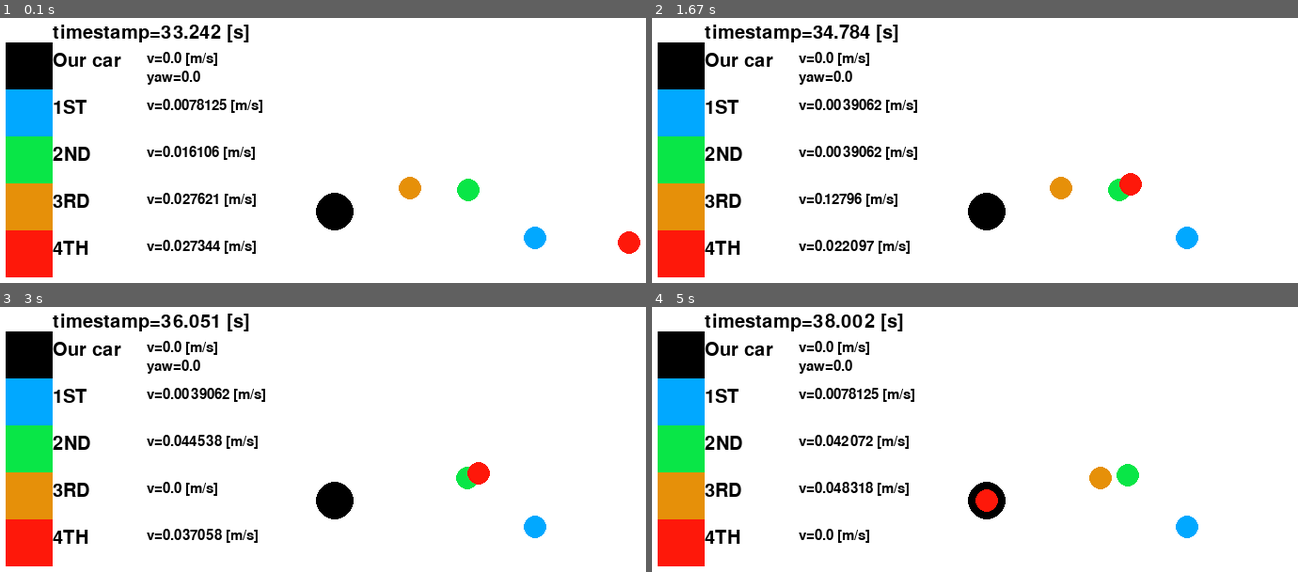
Above: before the commit, frames 1-4 (two rows, left to right).
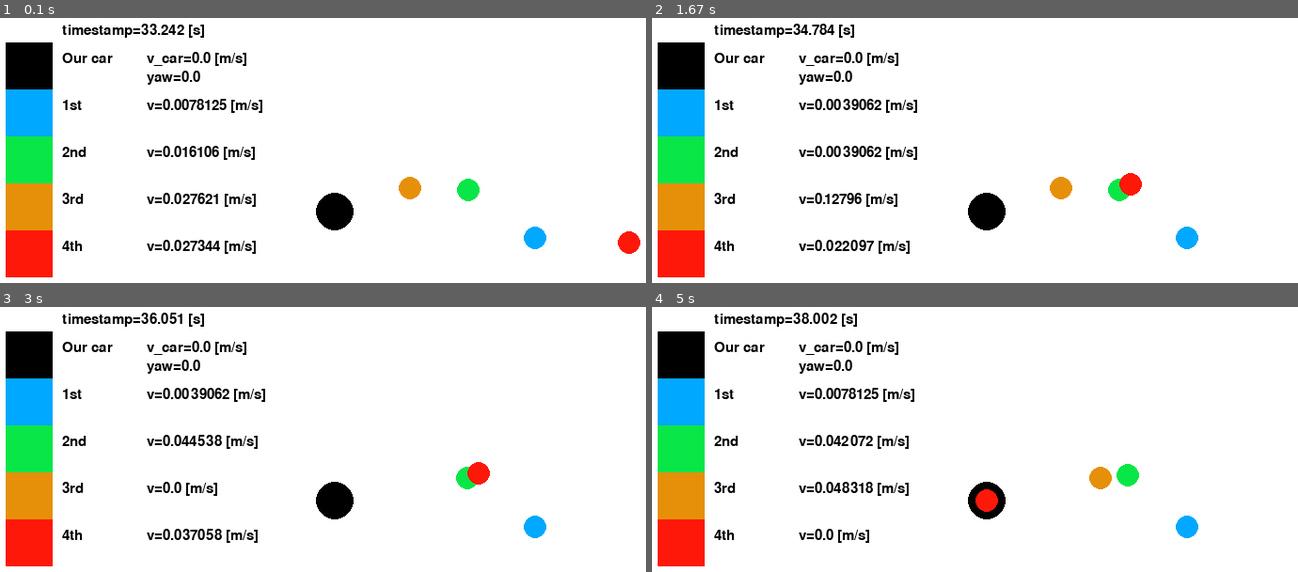
Above: after the commit, the same moments.

Repository: jagger-en/pixel-pirates
Game: pygame game, started from pygame_test.py
Same seed, same stepped clock (60 frames per second), same inputs: the game is played once before the commit and once after it.
Inputs:
- Up to frame 1 (0.1 s): no input
- Up to frame 2 (1.67 s): no input
- Up to frame 3 (3 s): no input
- Up to frame 4 (5 s): no input

The runs differ from the first frame. In frame 1, 2.4% of the frame differs, in the area x 8-39%, y 2-90%; in frame 2, 2.3%; in frame 3, 2.3%; in frame 4, 2.4%.

Commit message:
Refactoring

Diff:
--- a/pygame_test.py
+++ b/pygame_test.py
@@ -20,7 +20,7 @@
 MIN_Y = -120
 MAX_Y = 120
 
-
+FONT_SIZE = 15
 COLOR_CENTER = (0, 0, 0)
 COLOR_1ST = (1, 168, 255)
 COLOR_2ND = (9, 230, 71)
@@ -28,8 +28,8 @@
 COLOR_4TH = (254, 24, 10)
 
 
-def calc_magnitude(x, y):
-    return math.sqrt(x**2 + y**2)
+def calc_magnitude(left, right):
+    return math.sqrt(left**2 + right**2)
 
 def play(normalized_data):
     def scale_x(x):
@@ -53,75 +53,68 @@
 
         screen.fill(WHITE)
         for data in normalized_data:
-            # for point in data['pts']:
+            ##
+            # Color
+            ##
+            if data['name'] == '1st':
+                color = COLOR_1ST
+            if data['name'] == '2nd':
+                color = COLOR_2ND
+            if data['name'] == '3rd':
+                color = COLOR_3RD
+            if data['name'] == '4th':
+                color = COLOR_4TH
+
+            ##
+            # Circles
+            ##
             point = data['pts'][idx]
             object_x = scale_x(point['x'])
             object_y = scale_y(point['y'])
-            if data['name'] == '1st':
-                color = COLOR_1ST
-
-            if data['name'] == '2nd':
-                color = COLOR_2ND
-
-            if data['name'] == '3rd':
-                color = COLOR_3RD
-
-            if data['name'] == '4th':
-                color = COLOR_4TH
             pygame.draw.circle(screen, COLOR_CENTER,
                                (scale_x(0), scale_y(0)), 20)
             pygame.draw.circle(screen, color, (object_x, object_y), 12)
 
             ##
-            # Timestamp text
+            # Legend
             ##
-            def create_text(text, font_size, coords):
-                font = pygame.font.Font('freesansbold.ttf', font_size)
+            rect_top = 120
+            rect_top_fac = 50
+            text_x_1 = 110
+            text_x_2 = 200
+            text_y_2_base = 80
+            text_y_2_fac = 50
+
+            ##
+            # General
+            ##
+            def create_text(text, coords):
+                font = pygame.font.Font('freesansbold.ttf', FONT_SIZE)
                 text = font.render(text, True, (0, 0, 0), (255, 255, 255))
                 textRect = text.get_rect()
                 textRect.x = coords[0]
                 textRect.y = coords[1]
                 screen.blit(text, textRect)
-
-            timestamp = f"timestamp={point['t']:.5} [s]"
-            create_text(timestamp, 20, (100, 100))
-
-            velocity_of_vehicle = f"v={point['v']:.5} [m/s]"
-            create_text(velocity_of_vehicle, 15, (200, 80+50*1))
-
-            yaw_rate = f"yaw={point['yaw_rate']:.5}"
-            create_text(yaw_rate, 15, (200, 80+50*1+20))
+            create_text(f"timestamp={point['t']:.5} [s]", (text_x_1, 100))
+            create_text(f"v_car={point['v']:.5} [m/s]", (text_x_2, text_y_2_base+text_y_2_fac*1))
+            create_text(f"yaw={point['yaw_rate']:.5}", (text_x_2, text_y_2_base+text_y_2_fac*1+20))
 
             ##
             # Legend
             ##
-            pygame.draw.rect(screen, COLOR_CENTER,
-                             pygame.Rect(50, 120, 50, 50))
-            create_text('Our car', 20, (100, 80+50*1))
+            def draw_legend_item(rect_idx, rect_name, rect_color):
+                pygame.draw.rect(screen, rect_color,
+                                pygame.Rect(rect_top_fac, rect_top+rect_top_fac*rect_idx, rect_top_fac, rect_top_fac))
+                create_text(rect_name, (text_x_1, text_y_2_base+text_y_2_fac*(rect_idx + 1)))
+                if data['name'] == rect_name:
+                    create_text(f'v={calc_magnitude(point["vx"], point["vy"]):.5} [m/s]',
+                                (text_x_2, text_y_2_base+text_y_2_fac*(rect_idx + 1)))
 
-            pygame.draw.rect(screen, COLOR_1ST,
-                             pygame.Rect(50, 120+50*1, 50, 50))
-            create_text('1ST', 20, (100, 80+50*2))
-            if data['name'] == '1st':
-                create_text(f'v={calc_magnitude(point["vx"], point["vy"]):.5} [m/s]', 15, (200, 80+50*2))
-
-            pygame.draw.rect(screen, COLOR_2ND,
-                             pygame.Rect(50, 120+50*2, 50, 50))
-            create_text('2ND', 20, (100, 80+50*3))
-            if data['name'] == '2nd':
-                create_text(f'v={calc_magnitude(point["vx"], point["vy"]):.5} [m/s]', 15, (200, 80+50*3))
-
-            pygame.draw.rect(screen, COLOR_3RD,
-                             pygame.Rect(50, 120+50*3, 50, 50))
-            create_text('3RD', 20, (100, 80+50*4))
-            if data['name'] == '3rd':
-                create_text(f'v={calc_magnitude(point["vx"], point["vy"]):.5} [m/s]', 15, (200, 80+50*4))
-
-            pygame.draw.rect(screen, COLOR_4TH,
-                             pygame.Rect(50, 120+50*4, 50, 50))
-            create_text('4TH', 20, (100, 80+50*5))
-            if data['name'] == '4th':
-                create_text(f'v={calc_magnitude(point["vx"], point["vy"]):.5} [m/s]', 15, (200, 80+50*5))
+            draw_legend_item(0, 'Our car', COLOR_CENTER)
+            draw_legend_item(1, '1st', COLOR_1ST)
+            draw_legend_item(2, '2nd', COLOR_2ND)
+            draw_legend_item(3, '3rd', COLOR_3RD)
+            draw_legend_item(4, '4th', COLOR_4TH)
 
         pygame.display.flip()
         clock.tick(FPS)
